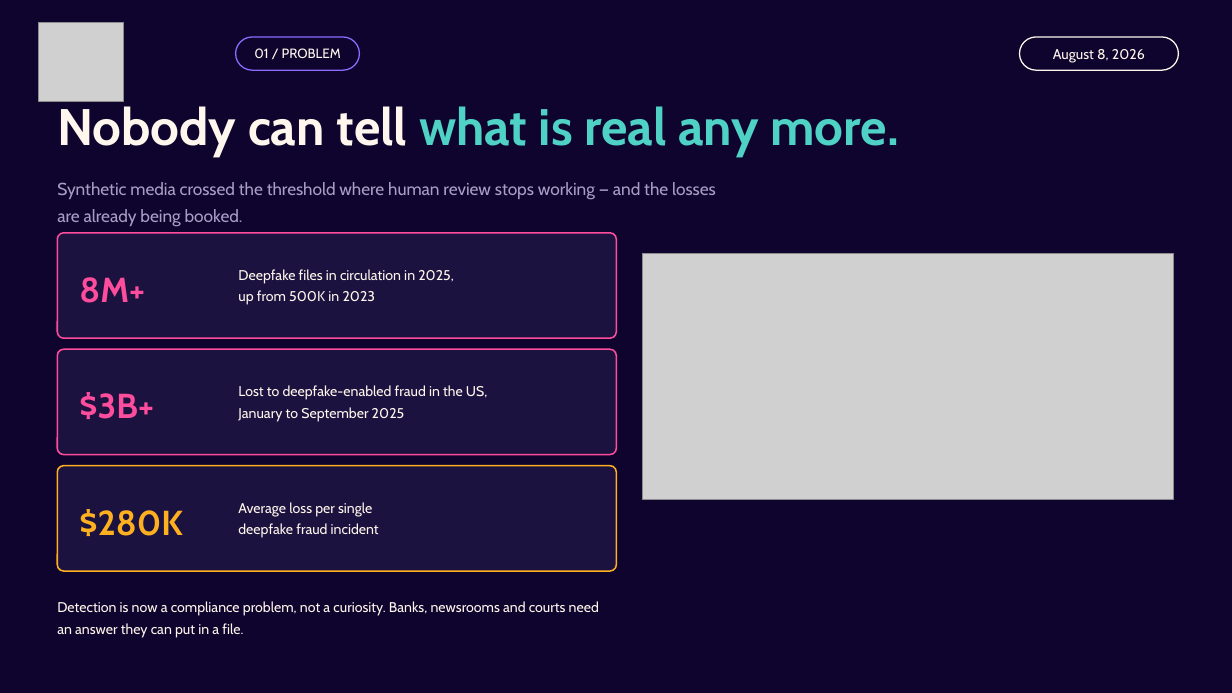
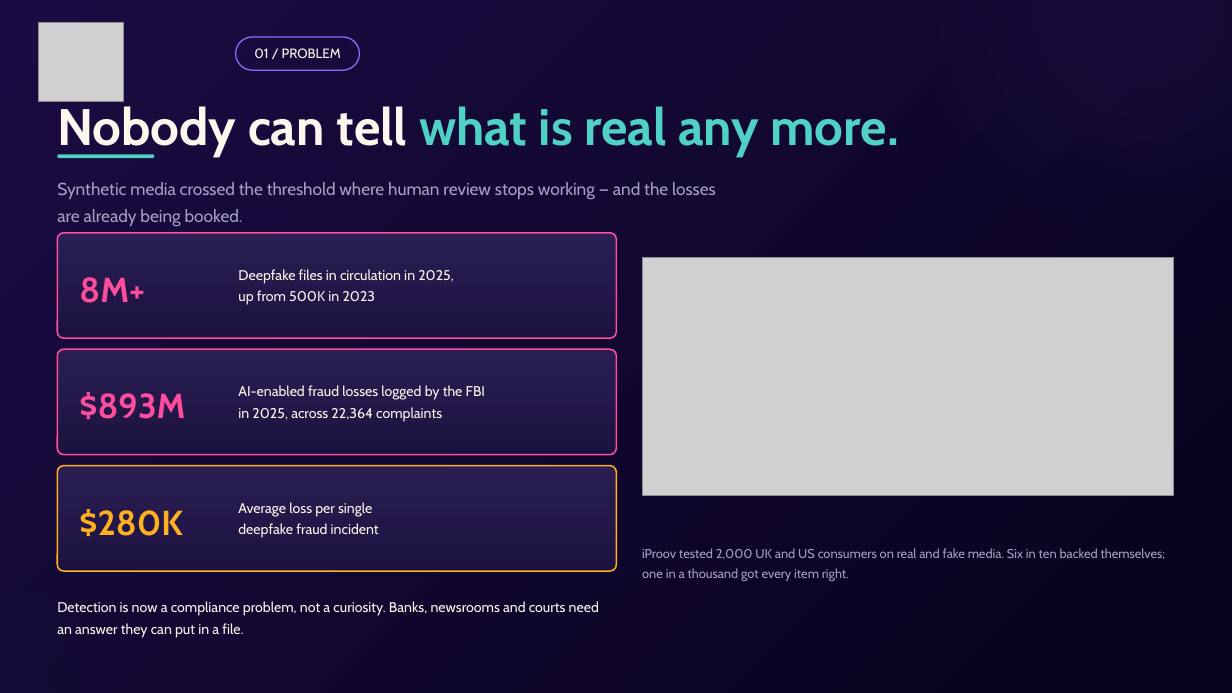
Before and after one commit to muhammedsayeedurrahman/ai-authenticity-checker, a slide deck: slide 2 of docs/pitch/ProofyX_Investor_Deck.pptx. Drawn at 1232x693 pixels with LibreOffice and Linux fonts; fonts in the diff are those of the drawing; grey boxes stand for pictures. Boxes give left, top, right and bottom in pixels: in the first picture for what was removed or moved away, otherwise in the second. Text is boxed around its words. In the diff, an @@ line names an element or a change of style, - is before the commit and + after.

```diff
--- a/docs/pitch/ProofyX_Investor_Deck.pptx
+++ b/docs/pitch/ProofyX_Investor_Deck.pptx
@@ rectangle at [0, 0, 1232, 693]: fill #0E042D to gradient #1A0C42 to #08021C @@
@@ ellipse added at [749, 0, 1232, 407], fill #8B6CFF at 11% opacity @@
@@ rounded rectangle removed at [1019, 37, 1178, 70] @@
-August 8, 2026
@@ rounded rectangle added at [57, 154, 154, 158], fill #4FD1C5 @@
@@ picture: place and size @@
-picture at [642, 254, 1174, 500]
+picture at [642, 258, 1174, 496]
@@ ellipse added at [0, 388, 305, 693], fill #4FD1C5 at 7% opacity @@
@@ text at [238, 385, 485, 422]: text changed @@
-Lost to deepfake-enabled fraud in the US,
-January to September 2025
+AI-enabled fraud losses logged by the FBI
+in 2025, across 22,364 complaints
@@ text at [79, 392, 185, 419]: text changed @@
-$3B+
+$893M
@@ fill #1C123F to gradient #2A1E53 to #1C123F in 3 elements at [57, 233, 616, 338], [57, 349, 616, 455], [57, 466, 616, 571] @@
@@ text added at [642, 548, 1166, 581], 10 pt, text #A79EC4 @@
+iProov tested 2,000 UK and US consumers on real and fake media. Six in ten backed themselves; one in a thousand got every item right.
```
Also in this commit, not shown: 14 other slides changed, 9 other files.
